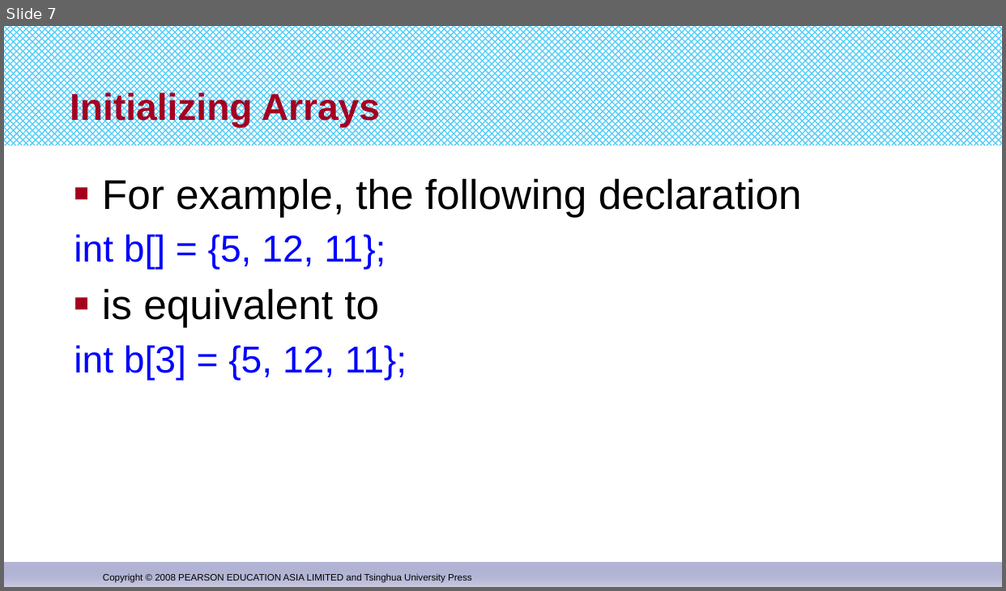
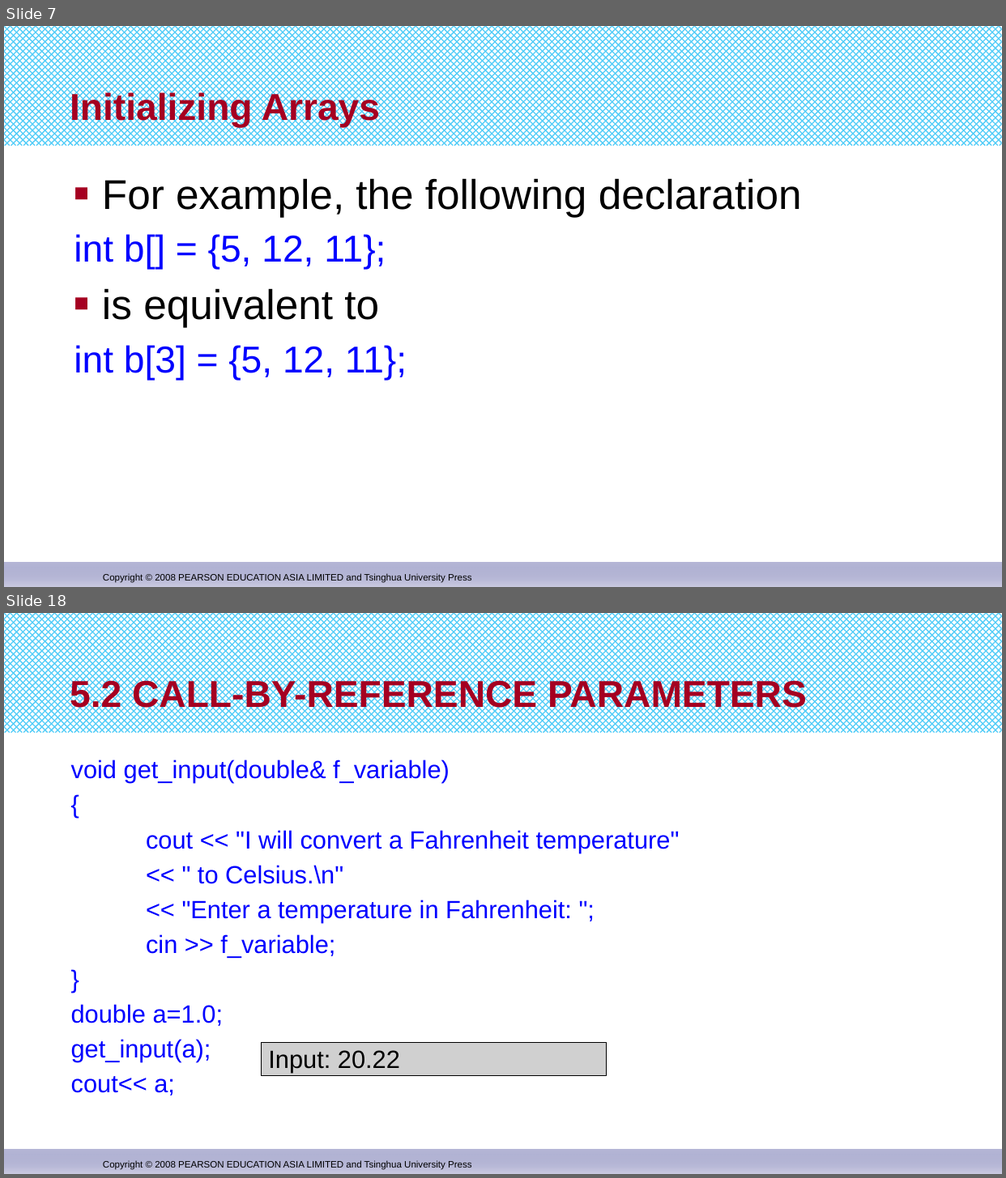
Before and after one commit to djuanbei/CPLUSPLUS, a slide deck: ppt/chapter 7.pptx. Shown one above the other, each under a label of ours: slide 7 before the commit, slides 7 and 18 after it; the slides between them are not shown. The pictures are 1006x591 and 1006x1178 pixels, drawn with LibreOffice and Linux fonts; fonts in the diff are those of the drawing; grey boxes stand for pictures. Boxes give left, top, right and bottom in pixels: in the first picture for what was removed or moved away, otherwise in the second. Text is boxed around its words. In the diff, an @@ line names an element or a change of style, - is before the commit and + after.

```diff
--- a/ppt/chapter 7.pptx
+++ b/ppt/chapter 7.pptx
@@ slide 18 added at <box>4,613,1002,1174</box>, background #FFFFFF; not listed: 3 template elements that a slide beside it also shows @@
@@ title added at <box>70,678,807,715</box>, 36 pt, text #A50021, bold @@
+5.2 CALL-BY-REFERENCE PARAMETERS
@@ text added at <box>71,760,680,1096</box>, 24 pt, text #0000FF @@
+void get_input(double& f_variable)
+{
+cout << "I will convert a Fahrenheit temperature"
+<< " to Celsius.\n"
+<< "Enter a temperature in Fahrenheit: ";
+cin >> f_variable;
+}
+double a=1.0;
+get_input(a);
+cout<< a;
@@ picture added at <box>261,1043,607,1076</box>, 24 pt, text #000000 @@
+Input: 20.22
```
Also in this commit, not shown: 16 other slides added, 2 other files.
